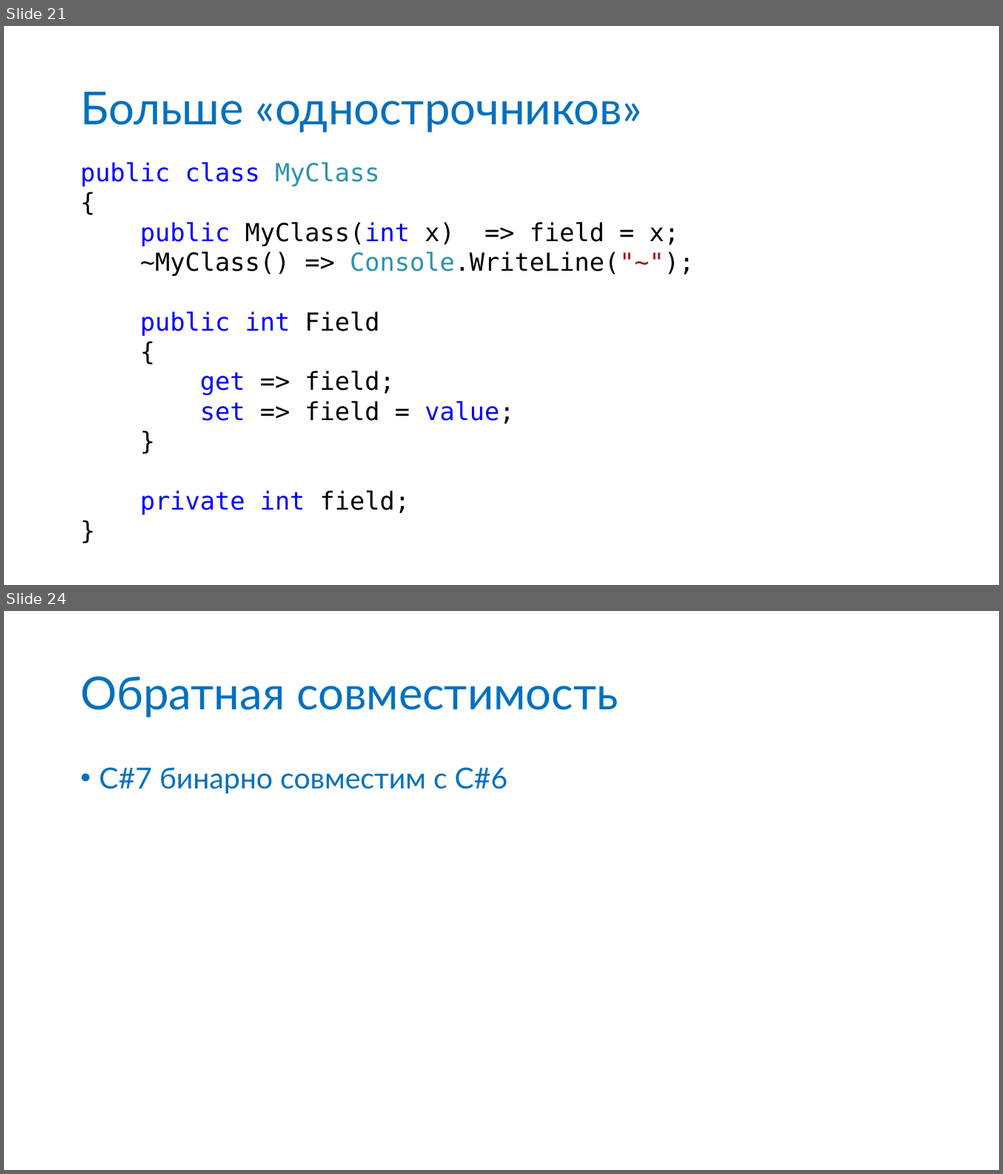
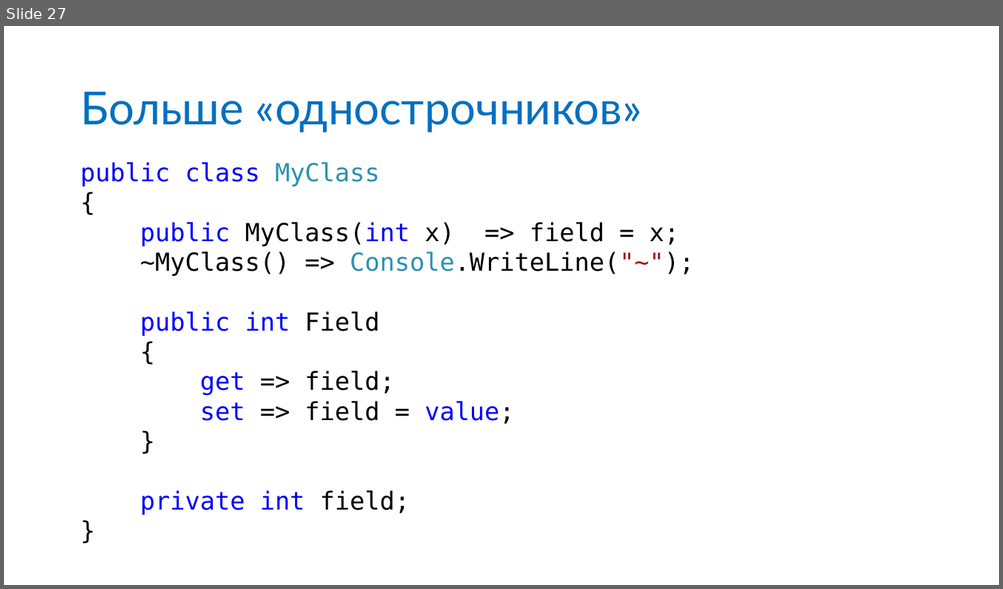
Before and after one commit to anaym/FC-CS7, a slide deck: CS7.pptx. Shown one above the other, each under a label of ours: slides 21 and 24 before the commit, slide 27 after it; the slides between them are not shown. The pictures are 1003x1174 and 1003x589 pixels, drawn with LibreOffice and Linux fonts; fonts in the diff are those of the drawing. Boxes give left, top, right and bottom in pixels: in the first picture for what was removed or moved away, otherwise in the second. Text is boxed around its words. In the diff, an @@ line names an element or a change of style, - is before the commit and + after.

```diff
--- a/CS7.pptx
+++ b/CS7.pptx
@@ slide 24 removed at (4,611,999,1170), background #FFFFFF @@
@@ title removed at (80,676,618,718) @@
-Обратная совместимость
@@ text removed at (99,767,508,794) @@
-• C#7 бинарно совместим с C#6
@@ what was slide 21 is now slide 27 @@
```
Also in this commit, not shown: 3 slides changed, 9 slides added, 5 other files.
